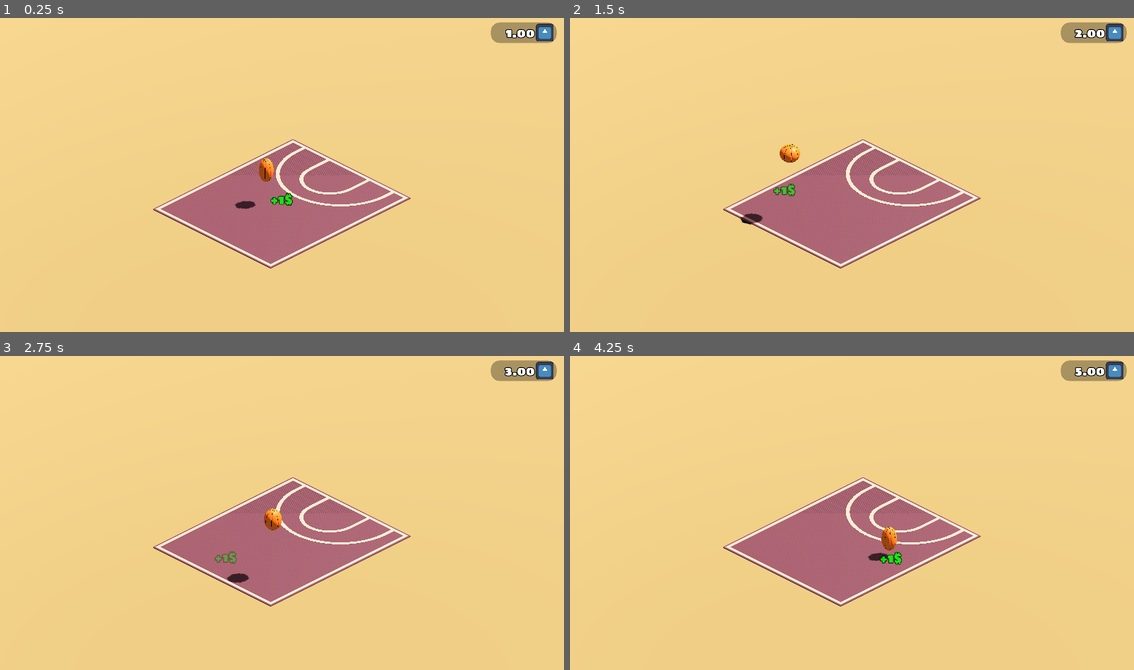
Above: before the commit, frames 1-4 (two rows, left to right).
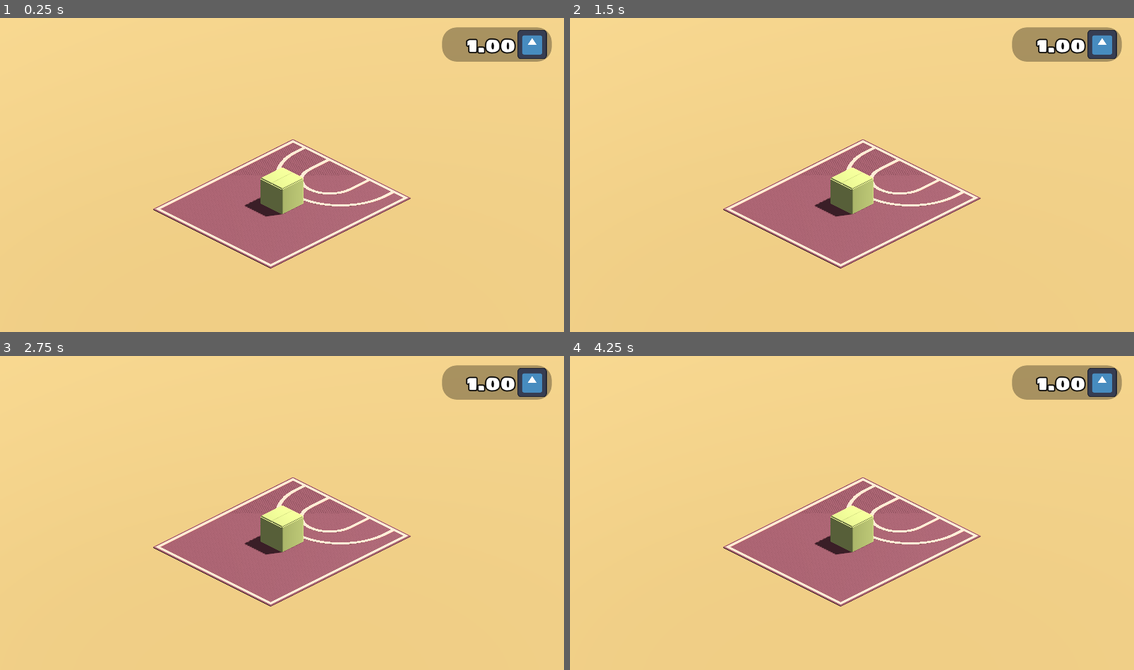
Above: after the commit, the same moments.

Repository: Scrawach/loop-hoop
Game: Godot game, scene res://root.tscn
Two runs of this game, one before a commit and one after it. Both use one fixed random seed, a clock stepped at 60 frames per second and the inputs below. The engine's default icon, where the game draws it, is replaced by a stand-in: a white triangle on a blue panel in a dark square.
Inputs (mouse positions are in pixels of both pictures, inside the frame that each line leads up to):
- Up to frame 1 (0.25 s): no input
- Up to frame 2 (1.5 s): move the mouse to (976, 159) at 0.52 s; click (976, 159) at 0.67 s; move the mouse to (739, 190) at 1.27 s; click (739, 190) at 1.42 s
- Up to frame 3 (2.75 s): move the mouse to (338, 440) at 2.02 s; click (338, 440) at 2.17 s
- Up to frame 4 (4.25 s): move the mouse to (823, 575) at 2.77 s; click (823, 575) at 2.92 s; move the mouse to (1021, 560) at 3.52 s; click (1021, 560) at 3.67 s

The runs differ from the first frame. In frame 1, 3.3% of the frame differs, in the area x 41-99%, y 1-64%; in frame 2, 3.5%, in the area x 30-99%, y 1-66%; in frame 3, 3.3%; in frame 4, 3.5%.

Commit message:
feat: startup with present

Diff:
--- a/src/loop-hoop/balls/ball.gd
+++ b/src/loop-hoop/balls/ball.gd
@@ -14,35 +14,50 @@
 @onready var animation_player: AnimationPlayer = %AnimationPlayer
 @onready var model: Node3D = $Model
 
+var is_disabled: bool
 
 var is_forward: bool = true
+var start_position: Vector3
+var target_position: Vector3
 var progress: float = 0
 
-func _process(delta: float) -> void:
+func _physics_process(delta: float) -> void:
+	if is_disabled:
+		return
+
 	if not current_tile and not target_tile:
 		return
 
-	if not current_tile:
-		take_next_target()
-		return
-
 	if progress < max_time:
-		move(current_tile, target_tile, delta)
+		move(start_position, target_position, delta)
 	else:
 		progress = 0
 		take_next_target()
 
 	animation_player.seek(animation_player.current_animation_length * progress)
 
-func move(from: BasketTile, to: BasketTile, delta: float) -> void:
+func move(from: Vector3, to: Vector3, delta: float) -> void:
 	progress += delta * speed
-	global_position = from.global_position.lerp(to.global_position, progress / max_time)
+	global_position = from.lerp(to, progress / max_time)
 
 func take_next_target() -> void:
 	if field.is_should_change_direction(target_tile):
 		is_forward = !is_forward
 
 	current_tile = target_tile
+	start_position = target_position
+
 	current_tile.interact(self)
+
 	target_tile = field.get_next_tile(current_tile, is_forward)
-	look_at(target_tile.global_position, Vector3.UP, true)
+	target_position = target_tile.get_random_point()
+	look_at(target_position, Vector3.UP, true)
+
+func disable() -> void:
+	is_disabled = true
+	animation_player.play("RESET")
+
+
+func enable() -> void:
+	is_disabled = false
+	animation_player.play("jump")
--- a/src/loop-hoop/fields/basket_field.gd
+++ b/src/loop-hoop/fields/basket_field.gd
@@ -8,9 +8,10 @@
 func _ready() -> void:
 	initialize_from_children()
 	initial_ball.target_tile = initial_tile
+	initial_ball.current_tile = initial_tile
 
 func initialize_from_children() -> void:
-	var index: int
+	var index: int = 0
 	for child in get_children():
 		if not child is BasketRow:
 			continue
--- a/src/loop-hoop/fields/basket_tile.gd
+++ b/src/loop-hoop/fields/basket_tile.gd
@@ -39,3 +39,10 @@
 	get_parent().add_child(instance)
 	instance.global_position = global_position
 	Game.wallet.add_money(1)
+
+func get_random_point() -> Vector3:
+	const MODEL_HALF_SIZE = Vector2(0.5, 0.3)
+	var center := global_position
+	var offset_x := randf_range(-MODEL_HALF_SIZE.x, MODEL_HALF_SIZE.x)
+	var offset_z := randf_range(-MODEL_HALF_SIZE.y, MODEL_HALF_SIZE.y)
+	return center + Vector3(offset_x, 0, offset_z)
--- /dev/null
+++ b/src/loop-hoop/others/present.gd
@@ -0,0 +1,15 @@
+class_name Present
+extends Node3D
+
+signal opened()
+
+@onready var animation_player: AnimationPlayer = $AnimationPlayer
+@onready var open_pause: Timer = $"Open Pause"
+
+func _on_static_body_3d_input_event(camera: Node, event: InputEvent, event_position: Vector3, normal: Vector3, shape_idx: int) -> void:
+	if event is InputEventMouseButton and event.is_pressed() and open_pause.is_stopped():
+		open_pause.start()
+		animation_player.play("open")
+
+func _on_open_pause_timeout() -> void:
+	opened.emit()
--- /dev/null
+++ b/src/loop-hoop/others/present.tscn
@@ -0,0 +1,175 @@
+[gd_scene load_steps=8 format=3 uid="uid://bw8x5fyav1824"]
+
+[ext_resource type="PackedScene" uid="uid://bcryrjf7feyxn" path="res://others/present.glb" id="1_0fx8l"]
+[ext_resource type="Script" uid="uid://d3irpmkst427w" path="res://others/present.gd" id="2_abf8c"]
+
+[sub_resource type="StandardMaterial3D" id="StandardMaterial3D_0fx8l"]
+albedo_color = Color(0.486, 0.5, 0.29, 1)
+
+[sub_resource type="Animation" id="Animation_0fx8l"]
+resource_name = "open"
+length = 0.800003
+tracks/0/type = "value"
+tracks/0/imported = false
+tracks/0/enabled = true
+tracks/0/path = NodePath(".:rotation")
+tracks/0/interp = 1
+tracks/0/loop_wrap = true
+tracks/0/keys = {
+"times": PackedFloat32Array(0, 0.8),
+"transitions": PackedFloat32Array(1, 1),
+"update": 0,
+"values": [Vector3(0, 0, 0), Vector3(0, 4.71239, 0)]
+}
+tracks/1/type = "value"
+tracks/1/imported = false
+tracks/1/enabled = true
+tracks/1/path = NodePath(".:scale")
+tracks/1/interp = 1
+tracks/1/loop_wrap = true
+tracks/1/keys = {
+"times": PackedFloat32Array(0, 0.1, 0.333333, 0.6, 0.8),
+"transitions": PackedFloat32Array(1, 1, 1, 1, 1),
+"update": 0,
+"values": [Vector3(1, 1, 1), Vector3(1, 1, 1), Vector3(1.5, 1.5, 1.5), Vector3(1, 0.5, 1), Vector3(1, 0.1, 1)]
+}
+tracks/2/type = "value"
+tracks/2/imported = false
+tracks/2/enabled = true
+tracks/2/path = NodePath("Present_001:rotation")
+tracks/2/interp = 1
+tracks/2/loop_wrap = true
+tracks/2/keys = {
+"times": PackedFloat32Array(0, 0.166667, 0.5),
+"transitions": PackedFloat32Array(1, 1, 1),
+"update": 0,
+"values": [Vector3(0, 0, 0), Vector3(0, 0, 0), Vector3(0, 0, 3.83972)]
+}
+tracks/3/type = "value"
+tracks/3/imported = false
+tracks/3/enabled = true
+tracks/3/path = NodePath("Present_002:rotation")
+tracks/3/interp = 1
+tracks/3/loop_wrap = true
+tracks/3/keys = {
+"times": PackedFloat32Array(0, 0.166667, 0.5),
+"transitions": PackedFloat32Array(1, 1, 1),
+"update": 0,
+"values": [Vector3(0, -3.14159, 0), Vector3(0, -3.14159, 0), Vector3(0, -3.14159, 3.83972)]
+}
+tracks/4/type = "value"
+tracks/4/imported = false
+tracks/4/enabled = true
+tracks/4/path = NodePath(".:position")
+tracks/4/interp = 1
+tracks/4/loop_wrap = true
+tracks/4/keys = {
+"times": PackedFloat32Array(0.533333, 0.8),
+"transitions": PackedFloat32Array(1, 1),
+"update": 0,
+"values": [Vector3(0, 0, 0), Vector3(0, -0.2, 0)]
+}
+
+[sub_resource type="Animation" id="Animation_abf8c"]
+length = 0.001
+tracks/0/type = "value"
+tracks/0/imported = false
+tracks/0/enabled = true
+tracks/0/path = NodePath(".:rotation")
+tracks/0/interp = 1
+tracks/0/loop_wrap = true
+tracks/0/keys = {
+"times": PackedFloat32Array(0),
+"transitions": PackedFloat32Array(1),
+"update": 0,
+"values": [Vector3(0, 0, 0)]
+}
+tracks/1/type = "value"
+tracks/1/imported = false
+tracks/1/enabled = true
+tracks/1/path = NodePath(".:scale")
+tracks/1/interp = 1
+tracks/1/loop_wrap = true
+tracks/1/keys = {
+"times": PackedFloat32Array(0),
+"transitions": PackedFloat32Array(1),
+"update": 0,
+"values": [Vector3(1, 1, 1)]
+}
+tracks/2/type = "value"
+tracks/2/imported = false
+tracks/2/enabled = true
+tracks/2/path = NodePath("Present_001:rotation")
+tracks/2/interp = 1
+tracks/2/loop_wrap = true
+tracks/2/keys = {
+"times": PackedFloat32Array(0),
+"transitions": PackedFloat32Array(1),
+"update": 0,
+"values": [Vector3(0, 0, 0)]
+}
+tracks/3/type = "value"
+tracks/3/imported = false
+tracks/3/enabled = true
+tracks/3/path = NodePath("Present_002:rotation")
+tracks/3/interp = 1
+tracks/3/loop_wrap = true
+tracks/3/keys = {
+"times": PackedFloat32Array(0),
+"transitions": PackedFloat32Array(1),
+"update": 0,
+"values": [Vector3(0, -3.14159, 0)]
+}
+tracks/4/type = "value"
+tracks/4/imported = false
+tracks/4/enabled = true
+tracks/4/path = NodePath(".:position")
+tracks/4/interp = 1
+tracks/4/loop_wrap = true
+tracks/4/keys = {
+"times": PackedFloat32Array(0),
+"transitions": PackedFloat32Array(1),
+"update": 0,
+"values": [Vector3(0, 0, 0)]
+}
+
+[sub_resource type="AnimationLibrary" id="AnimationLibrary_t8d5v"]
+_data = {
+&"RESET": SubResource("Animation_abf8c"),
+&"open": SubResource("Animation_0fx8l")
+}
+
+[sub_resource type="BoxShape3D" id="BoxShape3D_0fx8l"]
+
+[node name="Present" instance=ExtResource("1_0fx8l")]
+script = ExtResource("2_abf8c")
+
+[node name="Present_Base" parent="." index="0"]
+surface_material_override/0 = SubResource("StandardMaterial3D_0fx8l")
+
+[node name="Present_001" parent="." index="1"]
+transform = Transform3D(1, 0, 0, 0, 1, 0, 0, 0, 1, -0.367709, 0.713359, 0)
+surface_material_override/0 = SubResource("StandardMaterial3D_0fx8l")
+
+[node name="Present_002" parent="." index="2"]
+surface_material_override/0 = SubResource("StandardMaterial3D_0fx8l")
+
+[node name="AnimationPlayer" type="AnimationPlayer" parent="." index="3"]
+libraries = {
+&"": SubResource("AnimationLibrary_t8d5v")
+}
+
+[node name="StaticBody3D" type="StaticBody3D" parent="." index="4"]
+unique_name_in_owner = true
+
+[node name="CollisionShape3D" type="CollisionShape3D" parent="StaticBody3D" index="0"]
+transform = Transform3D(1, 0, 0, 0, 1, 0, 0, 0, 1, 0, 0.458298, 0)
+shape = SubResource("BoxShape3D_0fx8l")
+
+[node name="Open Pause" type="Timer" parent="." index="5"]
+wait_time = 0.3
+one_shot = true
+
+[connection signal="input_event" from="StaticBody3D" to="." method="_on_static_body_3d_input_event"]
+[connection signal="mouse_entered" from="StaticBody3D" to="." method="_on_static_body_3d_mouse_entered"]
+[connection signal="timeout" from="Open Pause" to="." method="_on_open_pause_timeout"]
--- a/src/loop-hoop/project.godot
+++ b/src/loop-hoop/project.godot
@@ -19,11 +19,6 @@
 
 Game="*res://autoloads/game.gd"
 
-[display]
-
-window/size/viewport_width=1920
-window/size/viewport_height=1080
-
 [rendering]
 
 renderer/rendering_method="gl_compatibility"
--- a/src/loop-hoop/root.tscn
+++ b/src/loop-hoop/root.tscn
@@ -1,8 +1,10 @@
-[gd_scene load_steps=9 format=3 uid="uid://bumgore3hrs5q"]
+[gd_scene load_steps=11 format=3 uid="uid://bumgore3hrs5q"]
 
+[ext_resource type="PackedScene" uid="uid://bw8x5fyav1824" path="res://others/present.tscn" id="1_28aoi"]
 [ext_resource type="PackedScene" uid="uid://c4enbfgu18exb" path="res://fields/basket_field.tscn" id="1_pq8q7"]
 [ext_resource type="PackedScene" uid="uid://bbg2v5hi5pjw0" path="res://balls/ball.tscn" id="2_pyidc"]
 [ext_resource type="PackedScene" uid="uid://bctesu5ij3ote" path="res://meta/money/ui/money_ui.tscn" id="3_vvh5c"]
+[ext_resource type="Script" uid="uid://bhgnxxe6xxpqp" path="res://scenarios/game_startup.gd" id="5_jnlp7"]
 
 [sub_resource type="ProceduralSkyMaterial" id="ProceduralSkyMaterial_vho56"]
 sky_horizon_color = Color(0.662243, 0.671743, 0.686743, 1)
@@ -35,6 +37,8 @@
 [node name="DirectionalLight3D" type="DirectionalLight3D" parent="WorldEnvironment"]
 transform = Transform3D(-0.866023, -0.433016, 0.250001, 0, 0.499998, 0.866027, -0.500003, 0.749999, -0.43301, 0, 0, 0)
 shadow_enabled = true
+
+[node name="Present" parent="." instance=ExtResource("1_28aoi")]
 
 [node name="World3D" type="Node3D" parent="."]
 
@@ -71,7 +75,14 @@
 anchor_bottom = 1.0
 grow_horizontal = 2
 grow_vertical = 2
+mouse_filter = 2
 
 [node name="Money UI" parent="CanvasLayer/Game UI" instance=ExtResource("3_vvh5c")]
 layout_mode = 1
 offset_left = -40.0
+
+[node name="GameStartup" type="Node" parent="." node_paths=PackedStringArray("present", "initial_ball")]
+script = ExtResource("5_jnlp7")
+present = NodePath("../Present")
+initial_ball = NodePath("../World3D/Ball")
+metadata/_custom_type_script = "uid://bhgnxxe6xxpqp"
--- /dev/null
+++ b/src/loop-hoop/scenarios/game_startup.gd
@@ -0,0 +1,10 @@
+class_name GameStartup
+extends Node
+
+@export var present: Present
+@export var initial_ball: Ball
+
+func _ready() -> void:
+	initial_ball.disable()
+	await present.opened
+	initial_ball.enable()
Not shown, added: src/loop-hoop/others/present.gd.uid
Binary file added: src/loop-hoop/others/present.glb
Not shown, added: src/loop-hoop/others/present.glb.import
Not shown, added: src/loop-hoop/scenarios/game_startup.gd.uid
